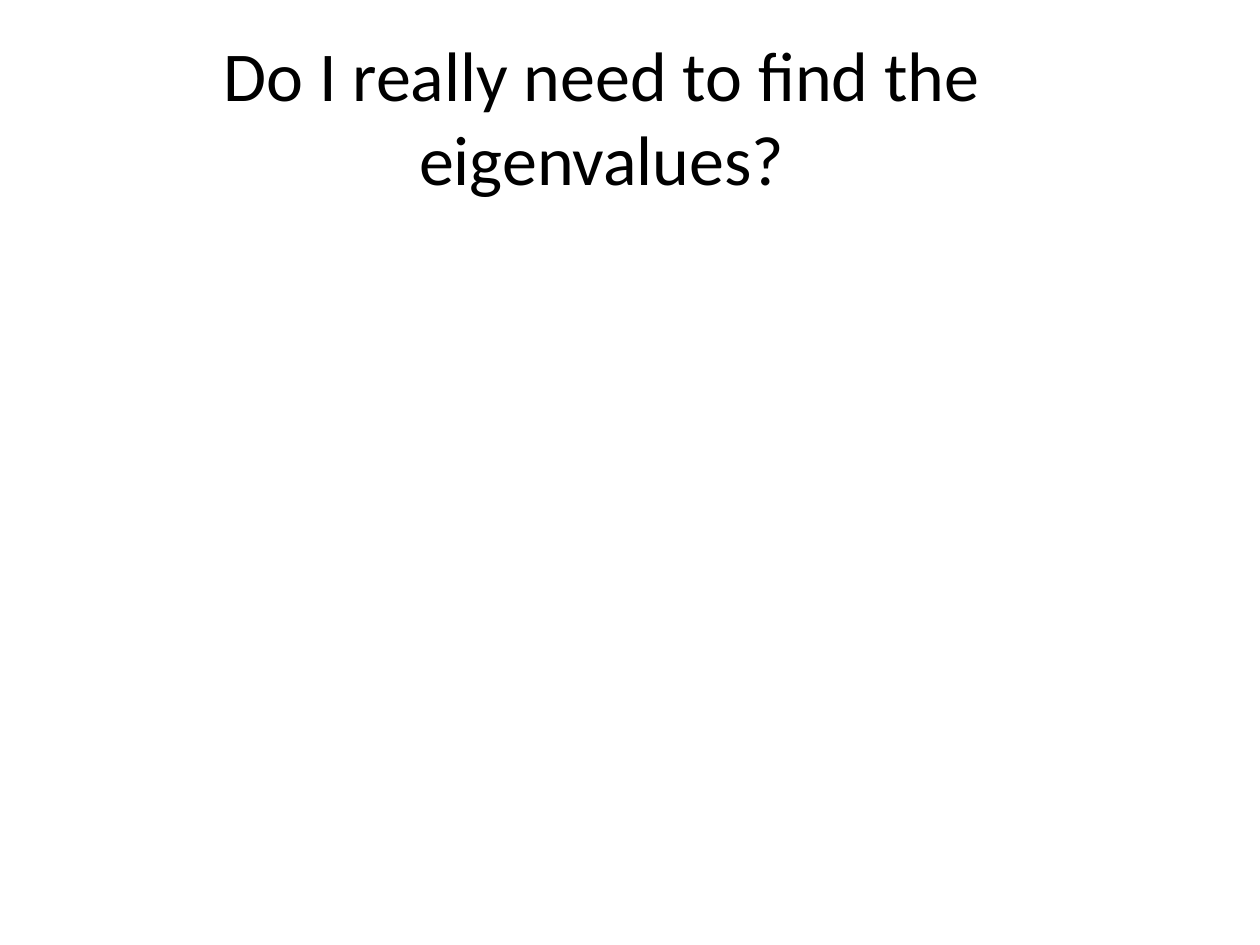
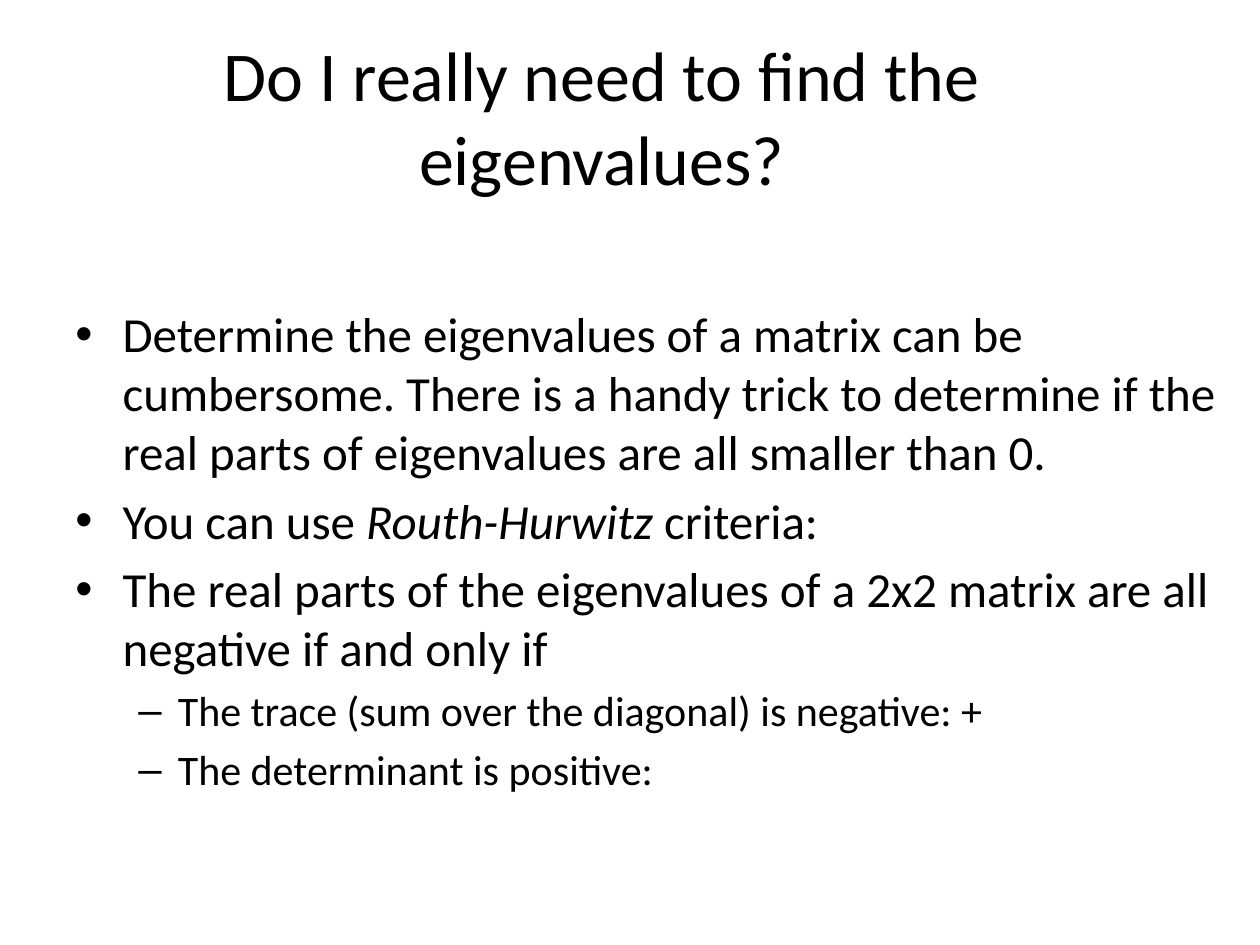
Before and after one commit to zoe1197/CMEE, a slide deck: slide 14 of Ecological_Model/Tuesday/CMEE-2-3.pptx. Drawn at 1260x945 pixels with LibreOffice and Linux fonts; fonts in the diff are those of the drawing; grey boxes stand for pictures. Boxes give left, top, right and bottom in pixels: in the first picture for what was removed or moved away, otherwise in the second. Text is boxed around its words. In the diff, an @@ line names an element or a change of style, - is before the commit and + after.

```diff
--- a/Ecological_Model/Tuesday/CMEE-2-3.pptx
+++ b/Ecological_Model/Tuesday/CMEE-2-3.pptx
@@ text added at bbox=[123, 318, 1215, 792], 28 pt, text #000000 @@
+• Determine the eigenvalues of a matrix can be cumbersome. There is a handy trick to determine if the real parts of eigenvalues are all smaller than 0.
+• You can use Routh-Hurwitz criteria:
+• The real parts of the eigenvalues of a 2x2 matrix are all negative if and only if
+  – The trace (sum over the diagonal) is negative: +
+  – The determinant is positive:
```
Also in this commit, not shown: 33 other slides changed, 4 slides added, 4 slides removed, 2 other files.
